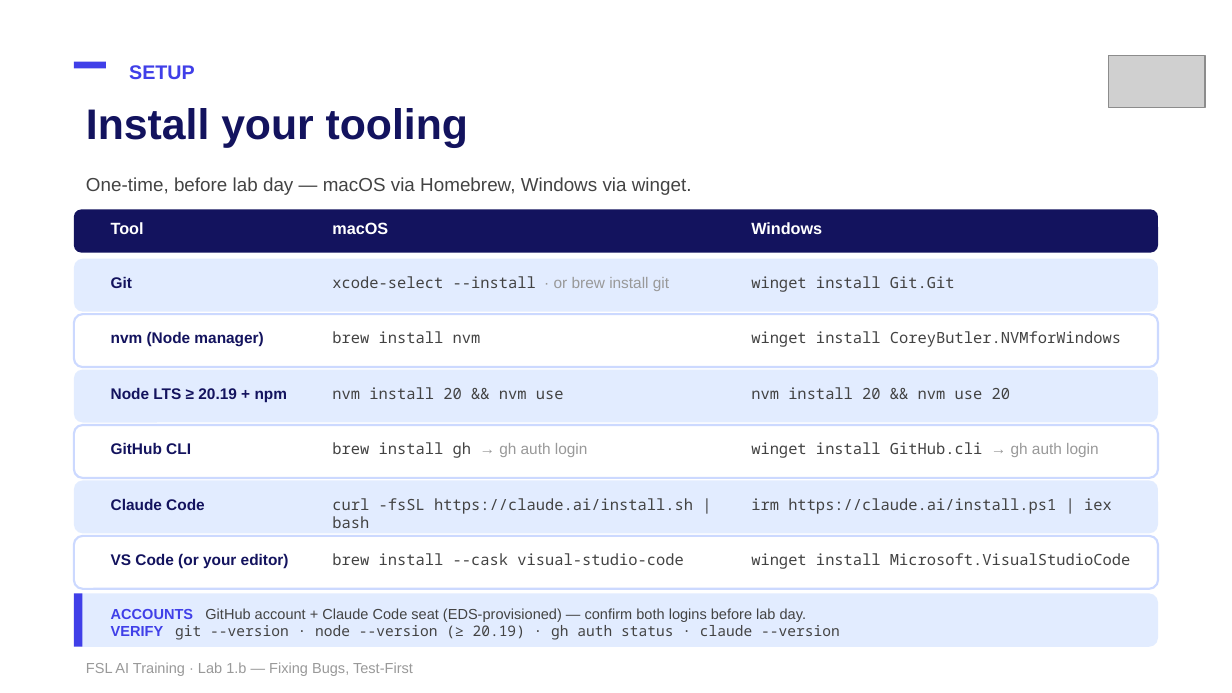
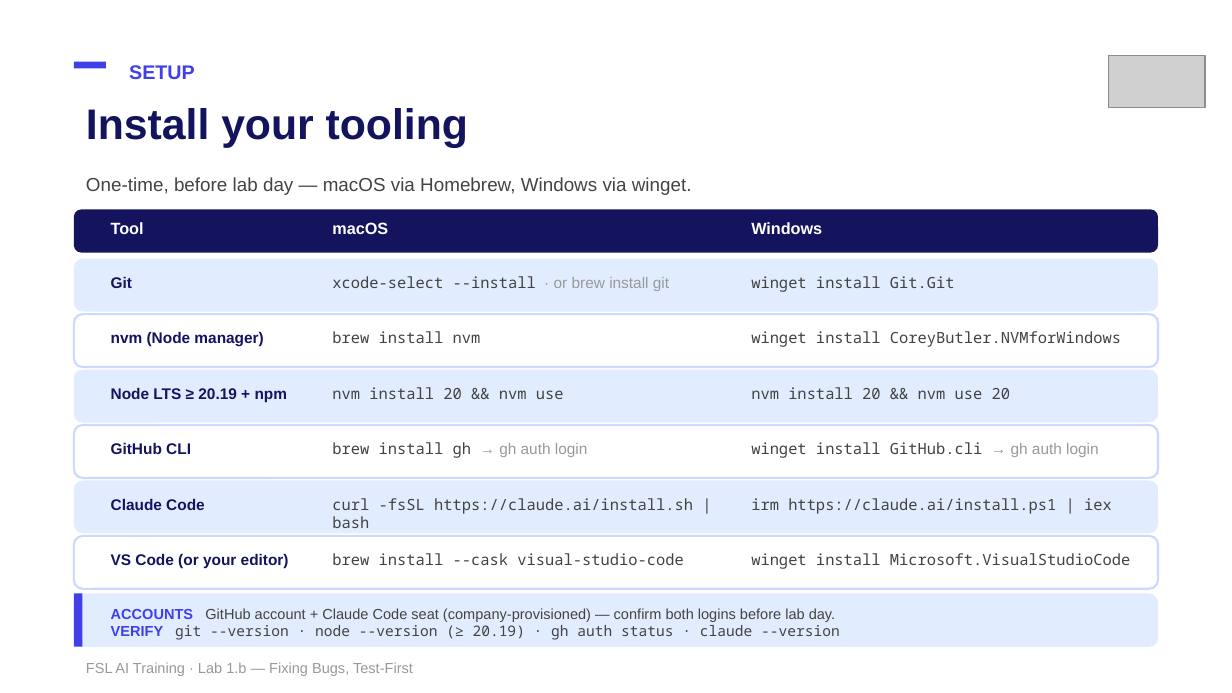
Before and after one commit to mike-tajmajer-fullstacklabs/fsl-taskboard-lab, a slide deck: slide 3 of docs/instructor/lab-1b-bugfix-test-driven.pptx. Drawn at 1232x693 pixels with LibreOffice and Linux fonts; fonts in the diff are those of the drawing; grey boxes stand for pictures. Boxes give left, top, right and bottom in pixels: in the first picture for what was removed or moved away, otherwise in the second. Text is boxed around its words. In the diff, an @@ line names an element or a change of style, - is before the commit and + after.

```diff
--- a/docs/instructor/lab-1b-bugfix-test-driven.pptx
+++ b/docs/instructor/lab-1b-bugfix-test-driven.pptx
@@ text at [111,608,835,622]: text changed @@
-ACCOUNTS GitHub account + Claude Code seat (EDS-provisioned) — confirm both logins before lab day.
+ACCOUNTS GitHub account + Claude Code seat (company-provisioned) — confirm both logins before lab day.
```
Also in this commit, not shown: 1 other slide changed, 2 other files.
